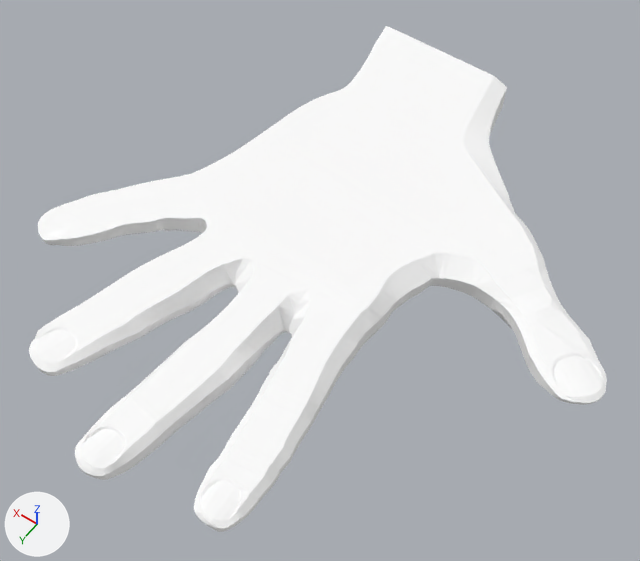
One commit to the Blender file Organic/Hands/Rt_Hand_v1.blend: the scene before it, then after it.
Camera for both pictures: a camera (50 mm lens) standing at (-93.7, 148.9, 226.7) and looking at (6.2, 9.1, 6.9). Lighting does not change. The marker at lower left points along +X, +Y and +Z.

In view in the first picture: 'Rt_Hand'.
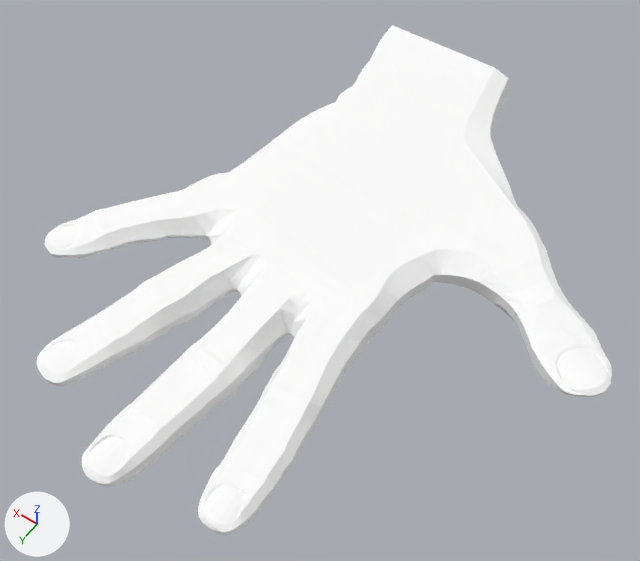
The change in detail:
me_mesh is used by ob_rt_hand; location (-0.1, -0.2, 17.2); rotation (3.203, 0.0416, 3.139), in degrees (184, 2.4, 180).
me_mesh had 3116 vertices, 6228 faces and spanned x -89.0..84.0, y -95.0..100.0, z 1.0..25.0.
me_mesh now has 3270 vertices, 6536 faces and spans x -89.0..84.0, y -95.0..100.0, z 1.0..25.0.
me_mesh part 1: 178 vertices moved from x -89.0..-21.0, y -93.0..77.0, z 1.0..3.0 to x -89.0..-8.0, y -93.0..77.0, z 2.0..7.0; 57 vertices removed from x -88.0..-25.0, y -51.0..65.0, z 2.0; 211 vertices added at x -88.0..5.0, y -50.0..65.0, z 1.0..7.0.
Object 'Rt_Hand' (ob_rt_hand) turns from (184, 2.4, 180) to (186, -0.6, 180) degrees about x, y and z.

Changed parts and their boxes (x1, y1, x2, y2) in the pictures (640 x 561 px; the box of a moved part takes in the faces that stretch with it):
'Rt_Hand', reshaped, turned: before (29, 26, 607, 532); after (37, 25, 612, 536)
part 1 of me_mesh, moved or reshaped: before (35, 26, 536, 345); after (43, 25, 538, 403)
